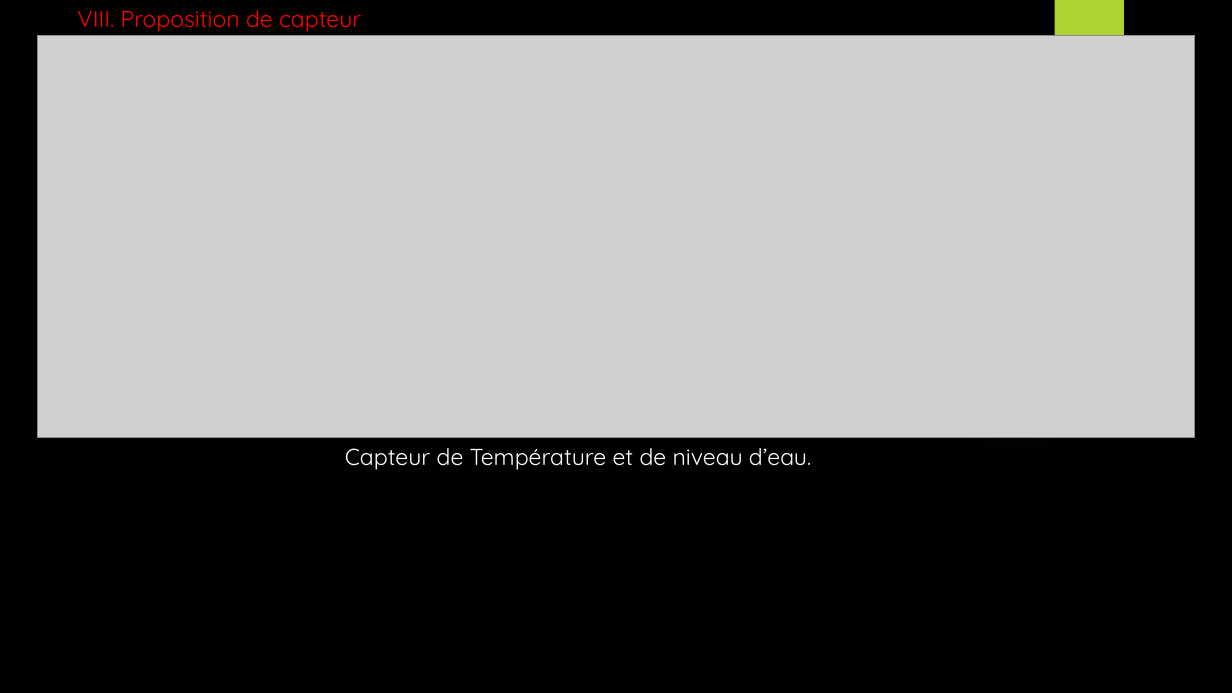
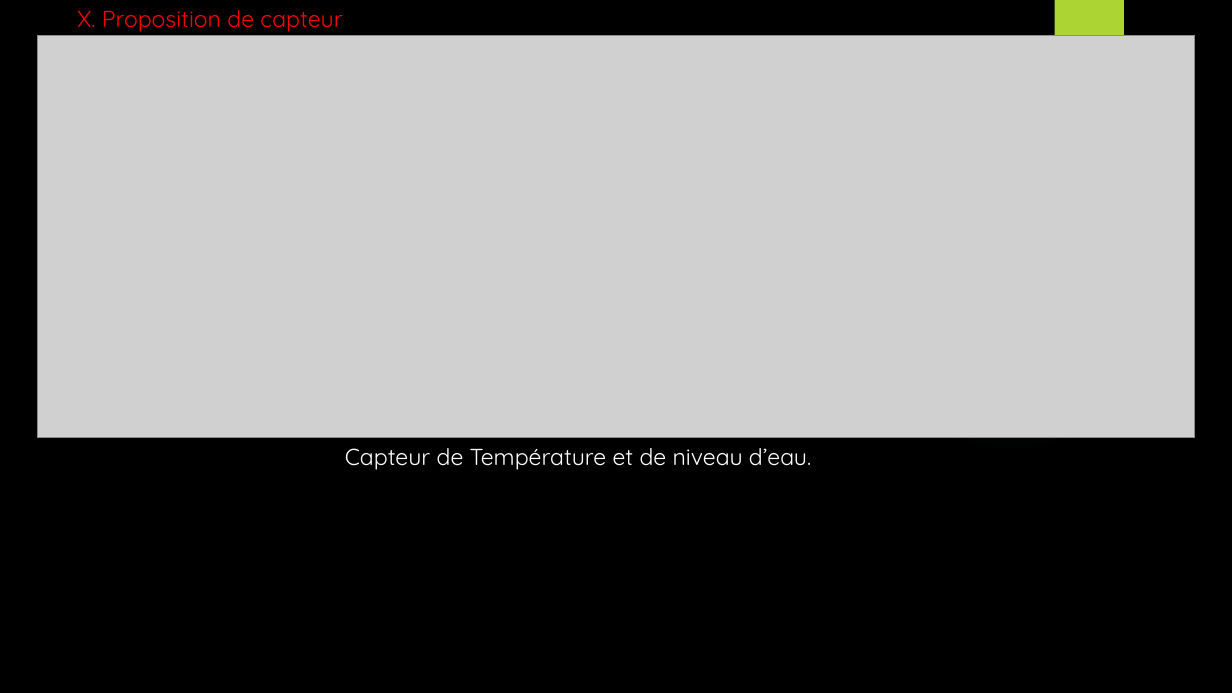
Before and after one commit to EnzoCotte/Projet-Approvisionnement-serre, a slide deck: slide 18 of Presentation revue 0 projet serre.pptx (slide 15 before the commit). Drawn at 1232x693 pixels with LibreOffice and Linux fonts; fonts in the diff are those of the drawing; grey boxes stand for pictures; background and template pictures are left out. Boxes give left, top, right and bottom in pixels: in the first picture for what was removed or moved away, otherwise in the second. Text is boxed around its words. In the diff, an @@ line names an element or a change of style, - is before the commit and + after.

```diff
--- a/Presentation revue 0 projet serre.pptx
+++ b/Presentation revue 0 projet serre.pptx
@@ title at (77,10,342,32): text changed @@
-VIII. Proposition de capteur
+X. Proposition de capteur
```
Also in this commit, not shown: 2 other slides changed, 8 slides added, 4 slides removed, 1 other file.
